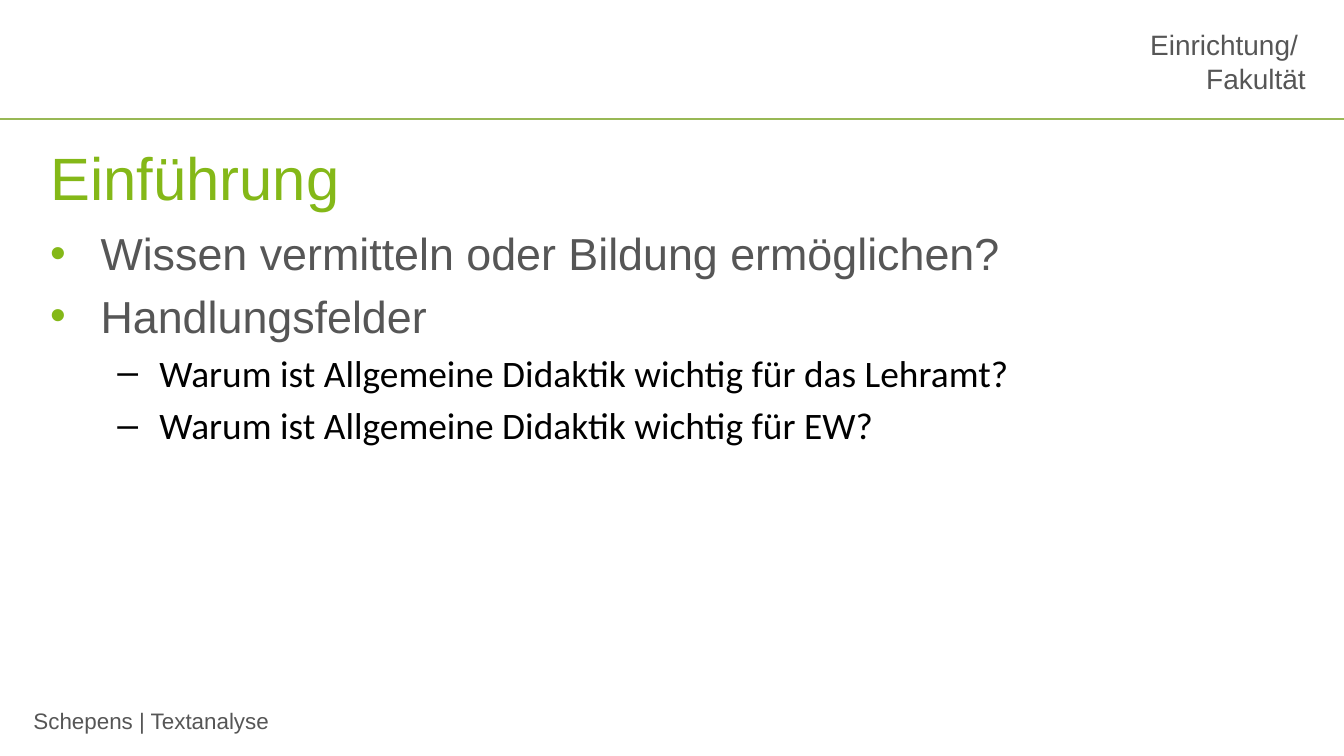
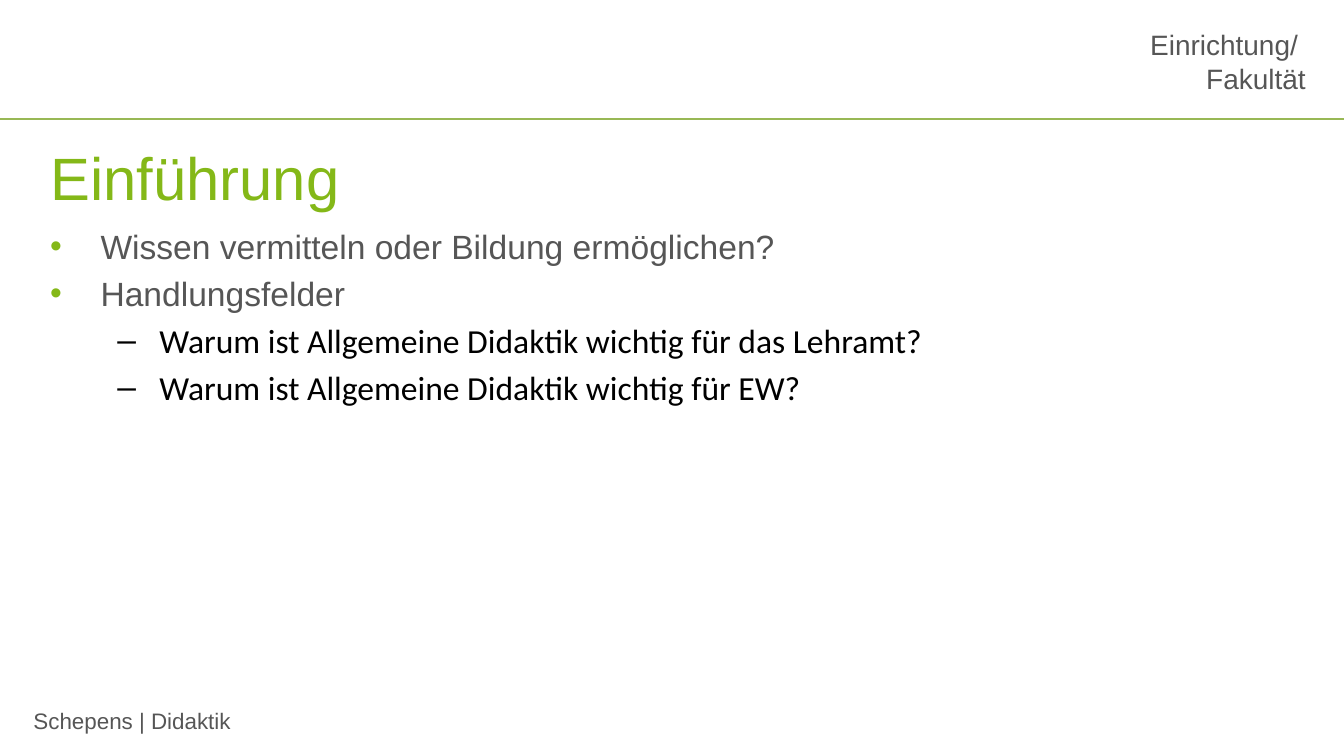
Before and after one commit to jobschepens/didakt, a slide deck: slide 9 of folien/week1.pptx (slide 5 before the commit). Drawn at 1344x756 pixels with LibreOffice and Linux fonts; fonts in the diff are those of the drawing; background and template pictures are left out. Boxes give left, top, right and bottom in pixels: in the first picture for what was removed or moved away, otherwise in the second. Text is boxed around its words. In the diff, an @@ line names an element or a change of style, - is before the commit and + after.

```diff
--- a/folien/week1.pptx
+++ b/folien/week1.pptx
@@ text "Wissen vermitteln oder Bildung ermöglichen?" at (x1=101, y1=234, x2=922, y2=406): size 24 to 18 pt in "Wissen vermitteln oder Bildung ermöglichen?", "Handlungsfelder"; size 20 to 18 pt in "Warum ist Allgemeine Didaktik wichtig für das ...", "Warum ist Allgemeine Didaktik wichtig für EW?"; less space between paragraphs @@
@@ text at (x1=33, y1=713, x2=231, y2=734): text changed @@
-Schepens | Textanalyse
+Schepens | Didaktik
```
Also in this commit, not shown: 16 other slides changed, 1 slide added, 1 other file.
